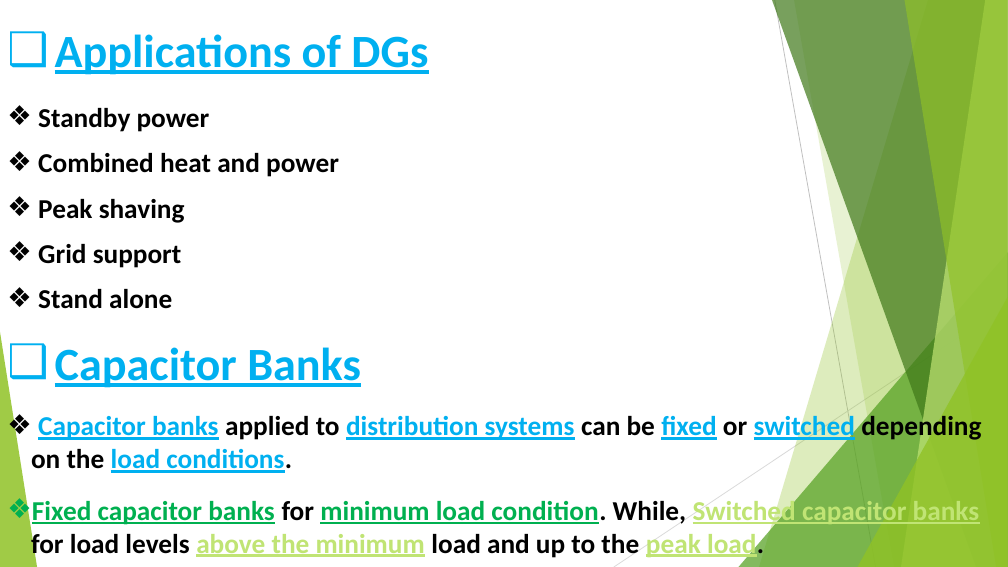
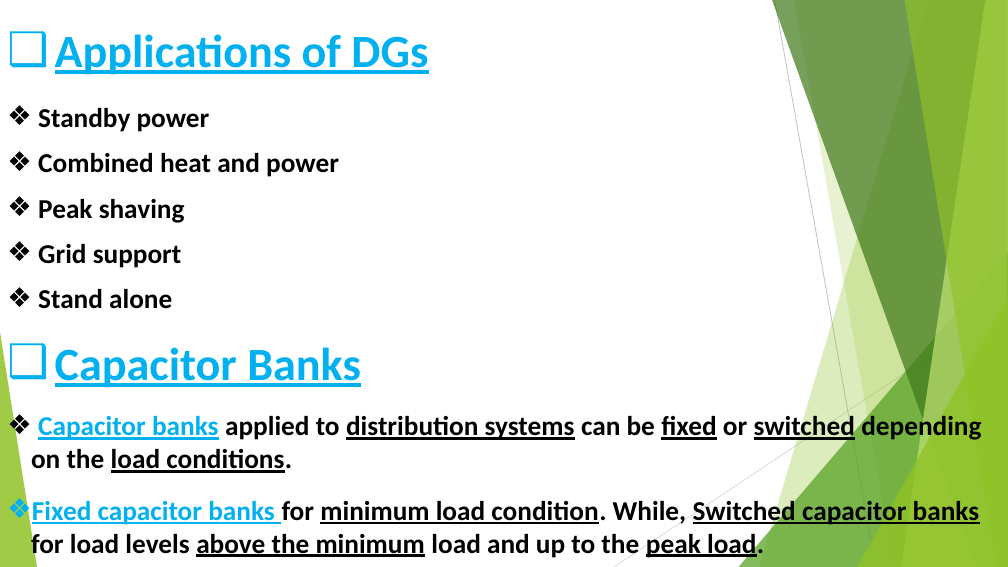
Before and after one commit to moustafashahin122/AOA-Graduation-Project-2022-, a slide deck: slide 9 of code/AOA_objects/results/grad_presentation/Presentation.pptx. Drawn at 1008x567 pixels with LibreOffice and Linux fonts; fonts in the diff are those of the drawing. Boxes give left, top, right and bottom in pixels: in the first picture for what was removed or moved away, otherwise in the second. Text is boxed around its words. In the diff, an @@ line names an element or a change of style, - is before the commit and + after.

```diff
--- a/code/AOA_objects/results/grad_presentation/Presentation.pptx
+++ b/code/AOA_objects/results/grad_presentation/Presentation.pptx
@@ text "Capacitor banks applied to distribution ..." at (31, 413, 981, 559): text colour #00B0F0 to #000000 in "distribution systems fixed switched load conditions."; text colour #00B050 to #00B0F0 in "Fixed capacitor banks"; text colour #00B050 to #000000 in "minimum load condition."; text colour #C0E474 to #000000 in "Switched capacitor banks above the minimum peak ..." @@
```
Also in this commit, not shown: 13 other slides changed, 14 slides added.
